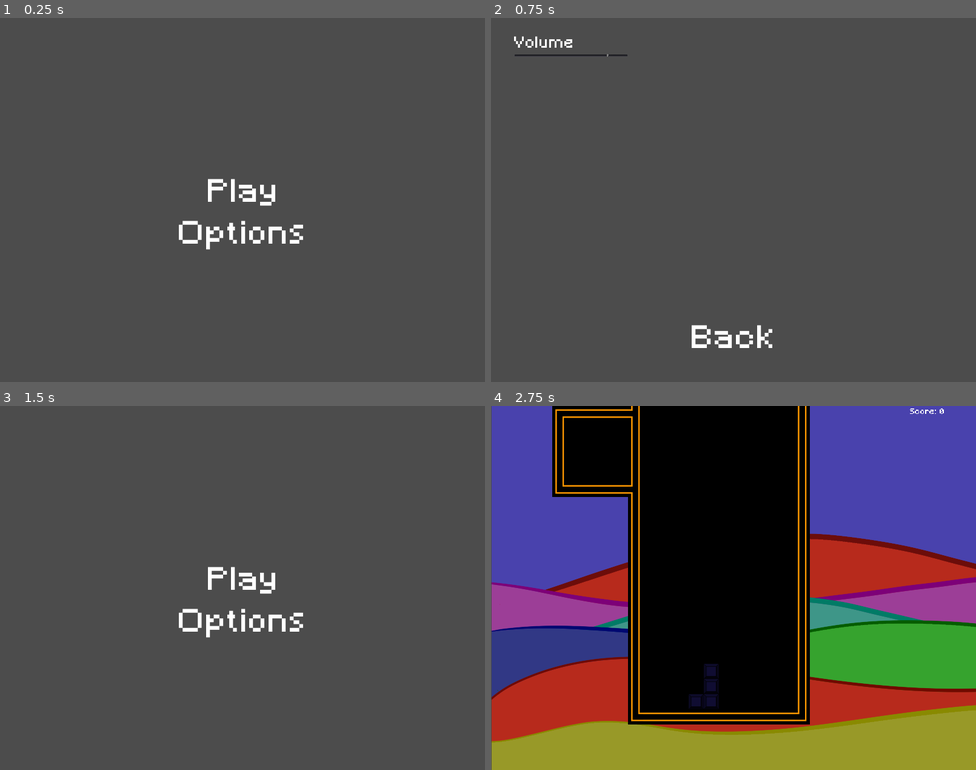
Above: before the commit, frames 1-4 (two rows, left to right).
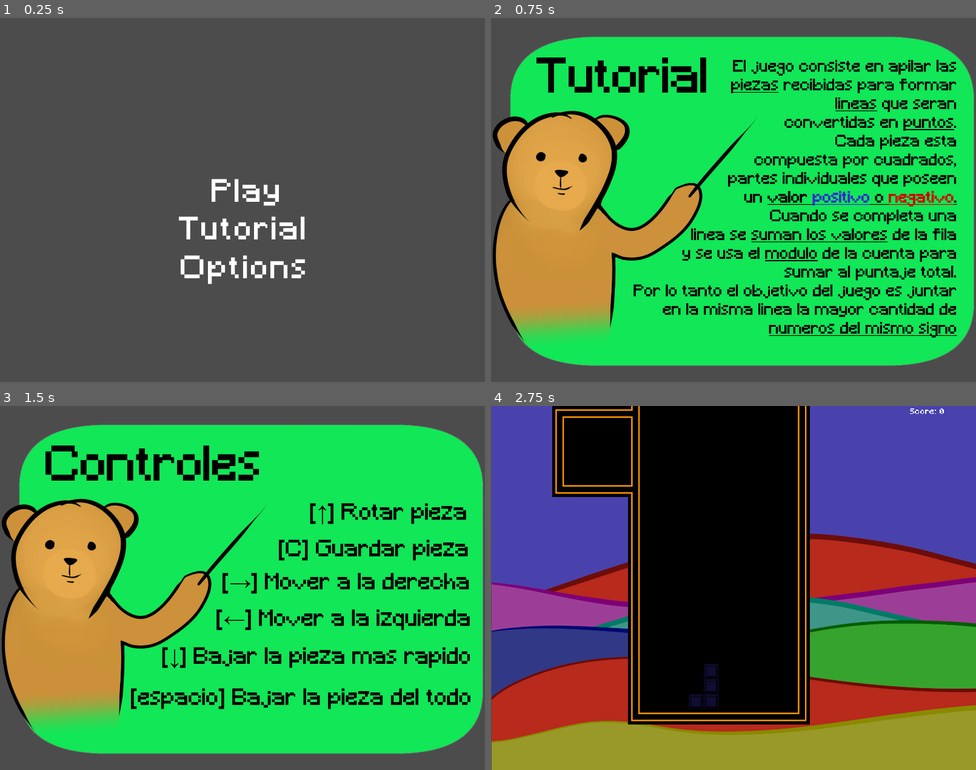
Above: after the commit, the same moments.

Repository: ImUrX/methris
Game: Godot game, scene res://Control.tscn
Same seed, same stepped clock (60 frames per second), same inputs: the game is played once before the commit and once after it.
Inputs (mouse positions are in pixels of both pictures, inside the frame that each line leads up to):
- Up to frame 1 (0.25 s): no input
- Up to frame 2 (0.75 s): click (733, 229) at 0.52 s
- Up to frame 3 (1.5 s): click (242, 726) at 1.27 s
- Up to frame 4 (2.75 s): click (733, 580) at 2.02 s

The runs differ from the first frame. In frame 1, 2.1% of the frame differs, in the area x 36-63%, y 44-74%; in frame 2, 86%, in the area x 0-100%, y 5-96%; in frame 3, 86%; in frame 4, nothing differs.

Commit message:
tutorial agregado

Diff:
--- a/Control.tscn
+++ b/Control.tscn
@@ -1,7 +1,9 @@
-[gd_scene load_steps=4 format=2]
+[gd_scene load_steps=6 format=2]
 
 [ext_resource path="res://scripts/Menu.gd" type="Script" id=1]
 [ext_resource path="res://fonts/MinecraftFont.tres" type="DynamicFont" id=2]
+[ext_resource path="res://sprites/tuto.png" type="Texture" id=3]
+[ext_resource path="res://sprites/help.png" type="Texture" id=4]
 
 [sub_resource type="StyleBoxEmpty" id=1]
 
@@ -12,13 +14,14 @@
 __meta__ = {
 "_edit_use_anchors_": false
 }
+aux = [ ExtResource( 3 ), ExtResource( 4 ) ]
 
 [node name="MainMenu" type="Node2D" parent="."]
 
 [node name="PlayMenuButtonLabel" type="Label" parent="MainMenu"]
-margin_left = 438.91
+margin_left = 446.514
 margin_top = 338.681
-margin_right = 585.91
+margin_right = 593.514
 margin_bottom = 402.681
 mouse_filter = 0
 custom_styles/normal = SubResource( 1 )
@@ -40,10 +43,10 @@
 }
 
 [node name="OptionsMenuButtonLabel" type="Label" parent="MainMenu"]
-margin_left = 377.928
-margin_top = 428.372
-margin_right = 643.928
-margin_bottom = 492.372
+margin_left = 381.514
+margin_top = 500.468
+margin_right = 647.514
+margin_bottom = 564.468
 mouse_filter = 0
 custom_styles/normal = SubResource( 1 )
 custom_fonts/font = ExtResource( 2 )
@@ -57,6 +60,30 @@
 [node name="OptionsMenuButton" type="TextureButton" parent="MainMenu/OptionsMenuButtonLabel"]
 margin_right = 270.0
 margin_bottom = 57.0
+__meta__ = {
+"_edit_use_anchors_": false
+}
+
+[node name="TutorialMenuButtonLabel2" type="Label" parent="MainMenu"]
+margin_left = 376.514
+margin_top = 418.473
+margin_right = 647.514
+margin_bottom = 482.473
+mouse_filter = 0
+custom_styles/normal = SubResource( 1 )
+custom_fonts/font = ExtResource( 2 )
+text = "Tutorial"
+align = 1
+valign = 1
+__meta__ = {
+"_edit_use_anchors_": false
+}
+
+[node name="TutorialMenuButton" type="TextureButton" parent="MainMenu/TutorialMenuButtonLabel2"]
+margin_left = -6.10352e-05
+margin_top = -4.24265
+margin_right = 270.0
+margin_bottom = 52.7574
 __meta__ = {
 "_edit_use_anchors_": false
 }
@@ -108,7 +135,16 @@
 __meta__ = {
 "_edit_use_anchors_": false
 }
+
+[node name="Tutorial" type="Node2D" parent="."]
+visible = false
+
+[node name="tuto" type="Sprite" parent="Tutorial"]
+position = Vector2( 531.6, 375.762 )
+scale = Vector2( 0.7, 0.7 )
+texture = ExtResource( 3 )
 [connection signal="pressed" from="MainMenu/PlayMenuButtonLabel/PlayMenuButton" to="." method="_on_TextureButton_pressed"]
 [connection signal="pressed" from="MainMenu/OptionsMenuButtonLabel/OptionsMenuButton" to="." method="_on_OptionsMenuButton_pressed"]
+[connection signal="pressed" from="MainMenu/TutorialMenuButtonLabel2/TutorialMenuButton" to="." method="_on_TutorialMenuButton_pressed"]
 [connection signal="pressed" from="Options/BackLabel/BackButton" to="." method="_on_BackButton_pressed"]
 [connection signal="value_changed" from="Options/VolumeLabel/HSlider" to="." method="_on_HSlider_value_changed"]
--- a/scripts/Menu.gd
+++ b/scripts/Menu.gd
@@ -9,12 +9,29 @@
 # Called when the node enters the scene tree for the first time.
 func _ready():
 	AudioServer.set_bus_volume_db(AudioServer.get_bus_index("Master"), -15)
-	pass # Replace with function body.
+	$Tutorial/tuto.texture = aux[tuto]
 
 
 # Called every frame. 'delta' is the elapsed time since the previous frame.
 #func _process(delta):
 #	pass
+export(Array, Texture) var aux
+var tuto = 0
+var tutobool = false
+
+
+func _input(event):
+	if !tutobool: return
+	var just_pressed = event.is_pressed() and not event.is_echo()
+	if just_pressed and (event is InputEventKey or event is InputEventMouseButton):
+		tuto += 1
+		if tuto >= aux.size():
+			tutobool = false
+			$Tutorial.visible = false
+			$MainMenu.visible = true
+			tuto = 0
+		$Tutorial/tuto.texture = aux[tuto]
+
 
 func _on_TextureButton_pressed():
 	get_tree().change_scene("res://Game.tscn")
@@ -32,3 +49,9 @@
 func _on_BackButton_pressed():
 	$MainMenu.visible = true
 	$Options.visible = false
+
+
+func _on_TutorialMenuButton_pressed():
+	$MainMenu.visible = false
+	$Tutorial.visible = true
+	tutobool = true
Binary file added: sprites/help.png
Not shown, added: sprites/help.png.import
Binary file added: sprites/tuto.png
Not shown, added: sprites/tuto.png.import
